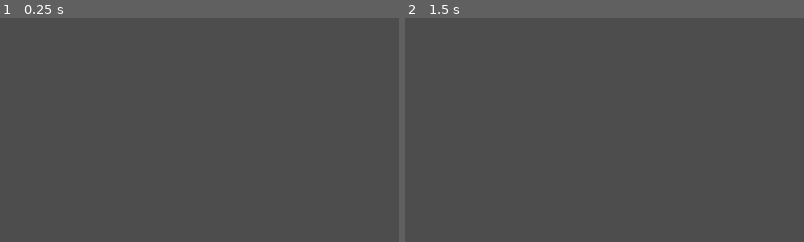
Above: before the commit, frames 1-2 (left to right).
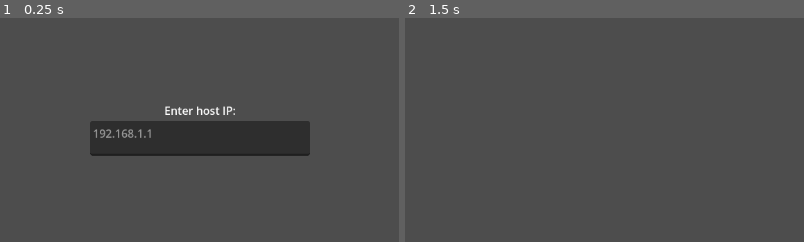
Above: after the commit, the same moments.

Repository: StrahovGameDev/arm_wrestling
Game: Godot game, scene res://scenes/arena.tscn
Two runs of this game, one before a commit and one after it. Both use one fixed random seed, a clock stepped at 60 frames per second and the inputs below. The engine's default icon, where the game draws it, is replaced by a stand-in: a white triangle on a blue panel in a dark square.
Inputs:
- Up to frame 1 (0.25 s): no input
- Up to frame 2 (1.5 s): click "SERVER" at 0.5 s; click "CLIENT" at 1.25 s
The pictures show only the part of the screen within x 25-75%, y 23-73%; the shares and areas given below are measured in that part.

The runs differ from the first frame. In frame 1, 8.8% of the frame differs, in the area x 22-78%, y 39-62%; in frame 2, nothing differs.

Commit message:
feat: IP input

Diff:
--- a/scenes/multiplayer_ui.tscn
+++ b/scenes/multiplayer_ui.tscn
@@ -24,5 +24,23 @@
 layout_mode = 2
 text = "CLIENT"
 
+[node name="VBoxContainer2" type="VBoxContainer" parent="."]
+layout_mode = 1
+offset_left = 414.0
+offset_top = 269.0
+offset_right = 731.0
+offset_bottom = 363.0
+
+[node name="Label" type="Label" parent="VBoxContainer2"]
+layout_mode = 2
+text = "Enter host IP:"
+horizontal_alignment = 1
+vertical_alignment = 1
+
+[node name="TextEdit" type="TextEdit" parent="VBoxContainer2"]
+custom_minimum_size = Vector2(0, 50)
+layout_mode = 2
+placeholder_text = "192.168.1.1"
+
 [connection signal="pressed" from="VBoxContainer/Server" to="." method="_on_server_pressed"]
 [connection signal="pressed" from="VBoxContainer/Client" to="." method="_on_client_pressed"]
--- a/scripts/multiplayer_handler.gd
+++ b/scripts/multiplayer_handler.gd
@@ -10,7 +10,7 @@
 	peer.create_server(PORT)
 	multiplayer.multiplayer_peer = peer
 
-func start_client():
+func start_client(ip: String):
 	peer = ENetMultiplayerPeer.new()
-	peer.create_client(IP_ADDRESS, PORT)
+	peer.create_client(ip, PORT)
 	multiplayer.multiplayer_peer = peer
--- a/scripts/multiplayer_ui.gd
+++ b/scripts/multiplayer_ui.gd
@@ -3,7 +3,9 @@
 
 func _on_server_pressed() -> void:
 	MultiplayerHandler.start_server()
+	$VBoxContainer2.hide()
 
 
 func _on_client_pressed() -> void:
-	MultiplayerHandler.start_client()
+	MultiplayerHandler.start_client($VBoxContainer2/TextEdit.text)
+	$VBoxContainer2.hide()
